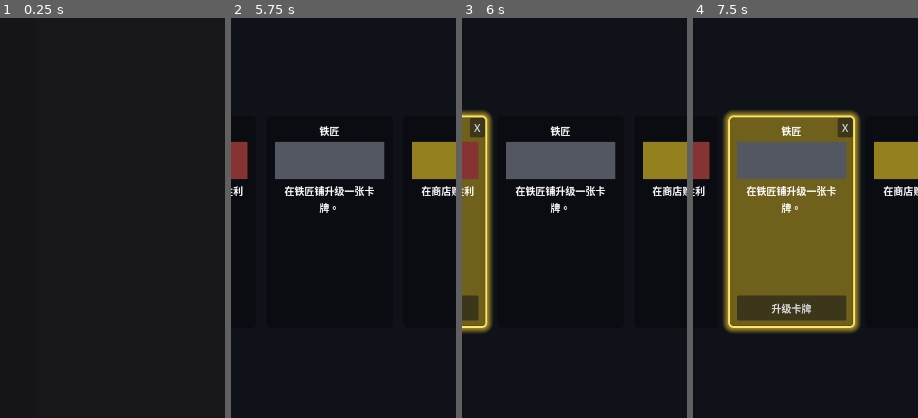
Above: before the commit, frames 1-4 (left to right).
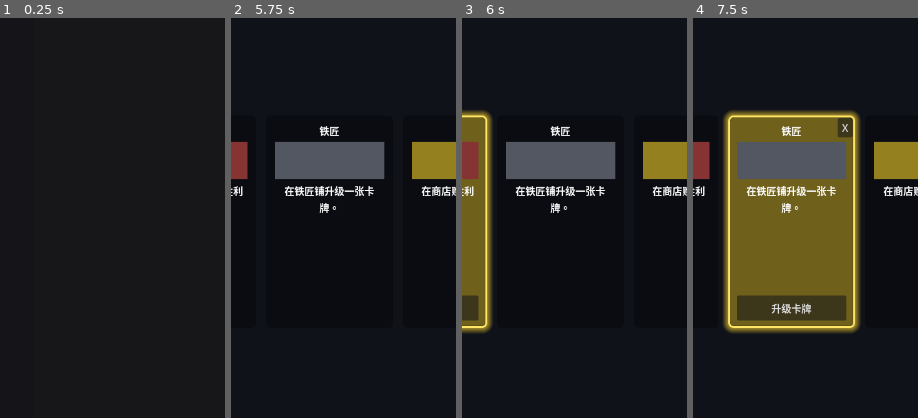
Above: after the commit, the same moments.

Repository: deity6/side-scroll-card-remake
Game: Godot game, scene res://scenes/main_menu.tscn
Two runs of this game, one before a commit and one after it. Both use one fixed random seed, a clock stepped at 60 frames per second and the inputs below.
Inputs (mouse positions are % of the whole screen's width and height, from its top left):
- Up to frame 1 (0.25 s): no input
- Up to frame 2 (5.75 s): click "开始冒险" at 0.5 s; click "卡牌包" at 1.25 s; click "返回" at 2 s; click "继续冒险" at 2.75 s; click "2" at 3.5 s; click "2" at 4.25 s; click "3" at 5 s
- Up to frame 3 (6 s): tap Enter at 5.75 s; drag from (20, 49) to (60, 28) at 5.77 s
- Up to frame 4 (7.5 s): click "战斗" at 6.5 s; tap Space at 7.25 s; drag from (50, 49) to (45, 70) at 7.27 s
The pictures show only the part of the screen within x 28-78%, y 24-74%; the shares and areas given below are measured in that part.

Frames 1-2 are identical in both runs. In frame 3, 0.3% of the frame differs, in the area x 3-11%, y 25-30%; in frame 4, nothing differs.

Commit message:
v3.1: 修复下一章显示效果 & 固定三窗口显示

Diff:
--- a/scripts/adventure_card.gd
+++ b/scripts/adventure_card.gd
@@ -23,6 +23,7 @@
 var _action_text: String = ""
 var _icon_color: Color = Color(0.2, 0.2, 0.2, 1)
 var _is_selected: bool = false
+var _close_allowed: bool = true  # 是否允许显示关闭按钮
 
 var _normal_style: StyleBoxFlat
 var _selected_style: StyleBoxFlat
@@ -73,8 +74,8 @@
 		action_button.visible = _is_selected
 		action_button.text = _action_text
 	if close_button:
-		close_button.visible = _is_selected
-		if _is_selected:
+		close_button.visible = _is_selected and _close_allowed
+		if _is_selected and _close_allowed:
 			# 动态定位到卡片右上角
 			var card_size := size
 			close_button.position = Vector2(card_size.x - close_button.size.x - 4, 4)
@@ -106,6 +107,9 @@
 	if action_button:
 		action_button.text = text
 
+func set_close_allowed(value: bool) -> void:
+	_close_allowed = value
+
 # 点击卡片面板：通知场景选中此卡片
 func _on_gui_input(event: InputEvent) -> void:
 	if event is InputEventMouseButton and event.pressed and event.button_index == MOUSE_BUTTON_LEFT:
--- a/scripts/adventure_scene.gd
+++ b/scripts/adventure_scene.gd
@@ -166,15 +166,21 @@
 			var node_type_val: int = cm.node_type(line_idx)
 			_slot_card_data.append(line_idx)
 			slot.visible = true
+			slot.modulate.a = 1.0
 			slot.set_slot_index(i)
 			slot.set_title(cm.node_title(line_idx))
 			slot.set_desc(cm.node_description(line_idx))
 			slot.set_icon_color(CARD_COLORS.get(node_type_val, Color(0.2, 0.2, 0.2, 1)))
 			slot.set_action_text(_node_action_text(node_type_val))
+			slot.set_close_allowed(cm.is_close_allowed(line_idx))
 		else:
 			_slot_card_data.append(-1)
-			slot.visible = false
+			slot.visible = true
+			slot.modulate.a = 1.0
+			slot.set_slot_index(i)
 			slot.set_selected(false)
+			slot.set_close_allowed(false)
+			slot.modulate.a = 0.0
 
 # --- 卡片交互处理 ---
 
--- a/scripts/chapter_node_manager.gd
+++ b/scripts/chapter_node_manager.gd
@@ -235,7 +235,8 @@
 func is_close_allowed(line_idx: int) -> bool:
 	if not can_enter(line_idx): return false
 	var t: int = lines[line_idx][0]["type"]
-	return t != NodeType.BOSS
+	# 战斗节点（普通/精英/BOSS）和下一章节点不允许关闭
+	return t != NodeType.BATTLE and t != NodeType.ELITE and t != NodeType.BOSS and t != NodeType.NEXT_CHAPTER
 
 func node_type(line_idx: int) -> int:
 	if not can_enter(line_idx): return -1
@@ -306,12 +307,10 @@
 		NodeType.NEXT_CHAPTER:
 			next_chapter_requested.emit()
 			return t
-	# BOSS击败后：将其他线路头部替换为NEXT_CHAPTER
+	# BOSS击败后：在每条线路末尾追加NEXT_CHAPTER节点
 	if t == NodeType.BOSS and boss_defeated:
 		for i in range(LINE_COUNT):
-			if i == line_idx: continue
-			if lines[i].size() > 0 and int(lines[i][0]["type"]) != NodeType.NEXT_CHAPTER:
-				lines[i][0] = {"type": NodeType.NEXT_CHAPTER, "index": 0}
+			lines[i].append({"type": NodeType.NEXT_CHAPTER, "index": 0})
 	nodes_changed.emit()
 	return t
 
